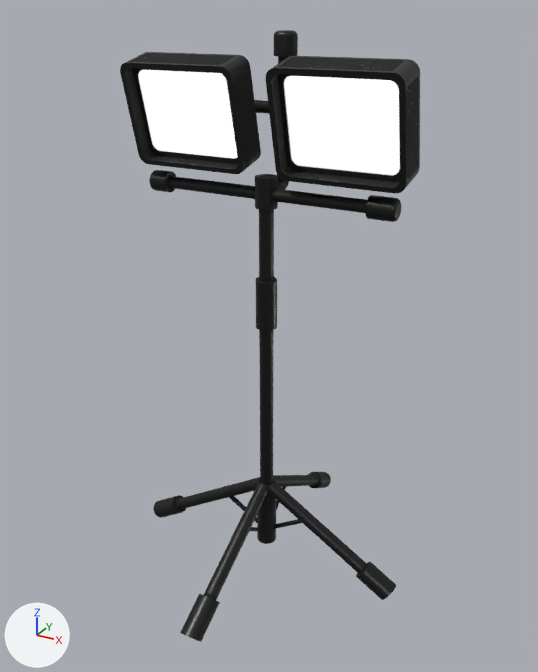
The Blender file Assets/Prefabs/indu light.blend as it was, and as the next commit left it.
The view is the same before and after, from a 50 mm camera at (7.28, -3.35, 3.42) aimed at (5.24, 0.36, 1.56). Lighting does not change. The marker at lower left points along +X, +Y and +Z. Mesh edges are drawn as thin lines on the coarser meshes.

In view in the first picture: 'Indu Light'.
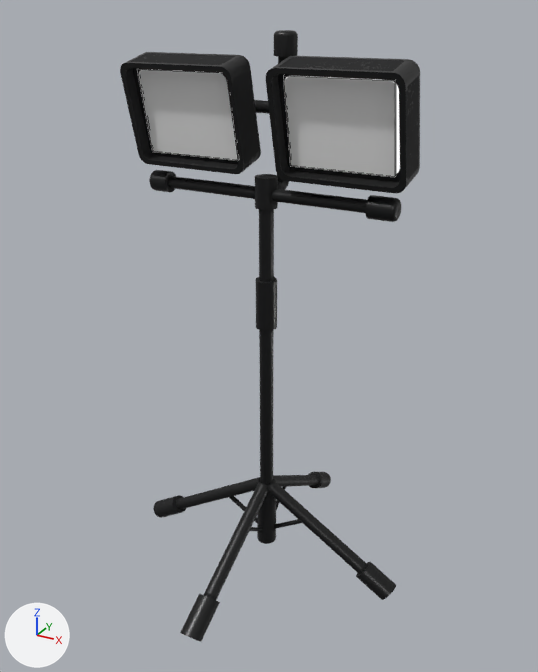
Location of each change, [x1, y1, x2, y2] in pixels of the pictures (538 x 672 px):
'LIGHT.001', added
    after: [284, 76, 396, 177]
'LIGHT', added
    after: [138, 70, 238, 160]

What changed in the scene script:
```text
Add me_cube_001:
    me_cube_001.from_pydata(...)  # a box spanning x -1.0..1.0, y -1.0..1.0, z -1.0..1.0
Add ob_light_001:
    ob_light_001 = bpy.data.objects.new('LIGHT.001', me_cube_001)
    ob_light_001.location = (5.701, 0.27, 2.868)
    ob_light_001.rotation_euler = (0.192, 0.0, 0.0)  # degrees (11, 0, 0)
    ob_light_001.scale = (0.301, -0.00677, -0.242)
Add ob_light:
    ob_light = bpy.data.objects.new('LIGHT', me_cube_001.copy())
    ob_light.location = (4.765, 0.27, 2.868)
    ob_light.rotation_euler = (0.192, 0.0, 0.0)  # degrees (11, 0, 0)
    ob_light.scale = (0.301, -0.00677, -0.242)
```
